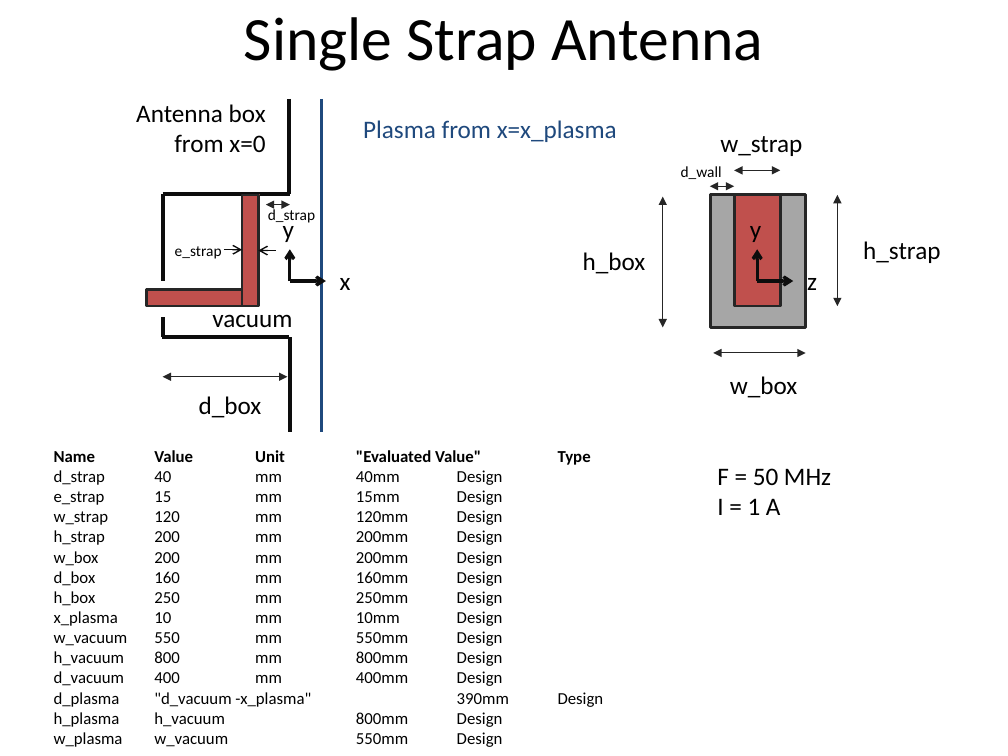
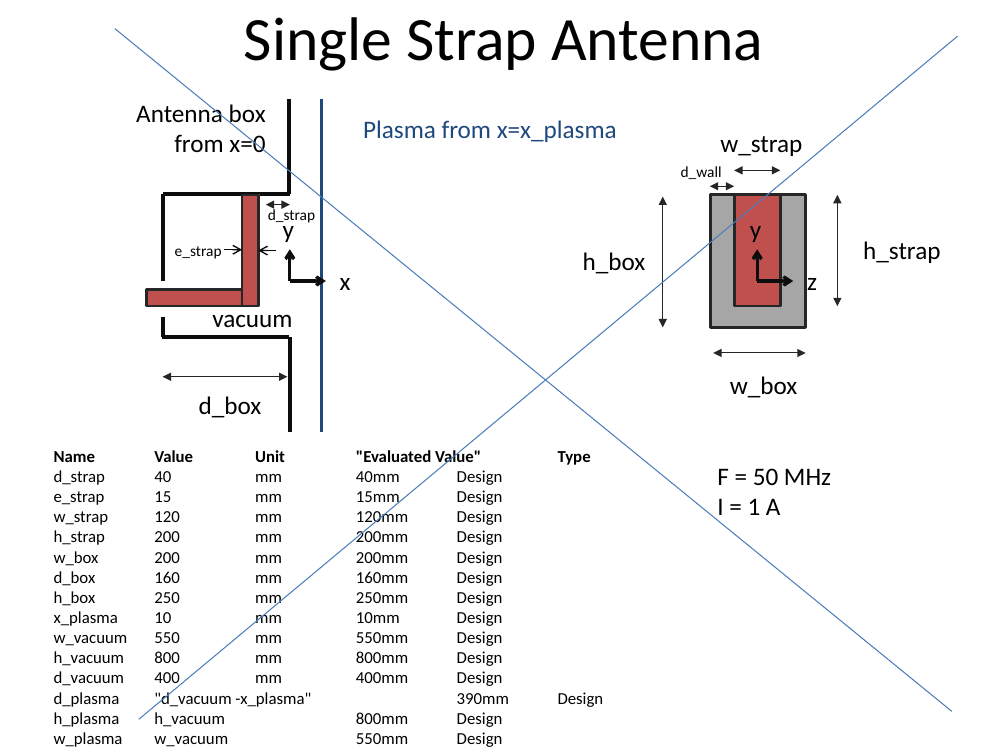
Before and after one commit to jhillairet/SOFT2018_Cold_Plasma_Modeling, a slide deck: slide 1 of Test Configurations/Test Geometries.pptx. Drawn at 1008x756 pixels with LibreOffice and Linux fonts; fonts in the diff are those of the drawing. Boxes give left, top, right and bottom in pixels: in the first picture for what was removed or moved away, otherwise in the second. Text is boxed around its words. In the diff, an @@ line names an element or a change of style, - is before the commit and + after.

```diff
--- a/Test Configurations/Test Geometries.pptx
+++ b/Test Configurations/Test Geometries.pptx
@@ line added from (115, 29) to (952, 712), #4B7EBC 0.75 pt @@
@@ line added from (958, 36) to (139, 720), #4B7EBC 0.75 pt @@
```
Also in this commit, not shown: 1 other slide changed, 1 slide added, 8 other files.
